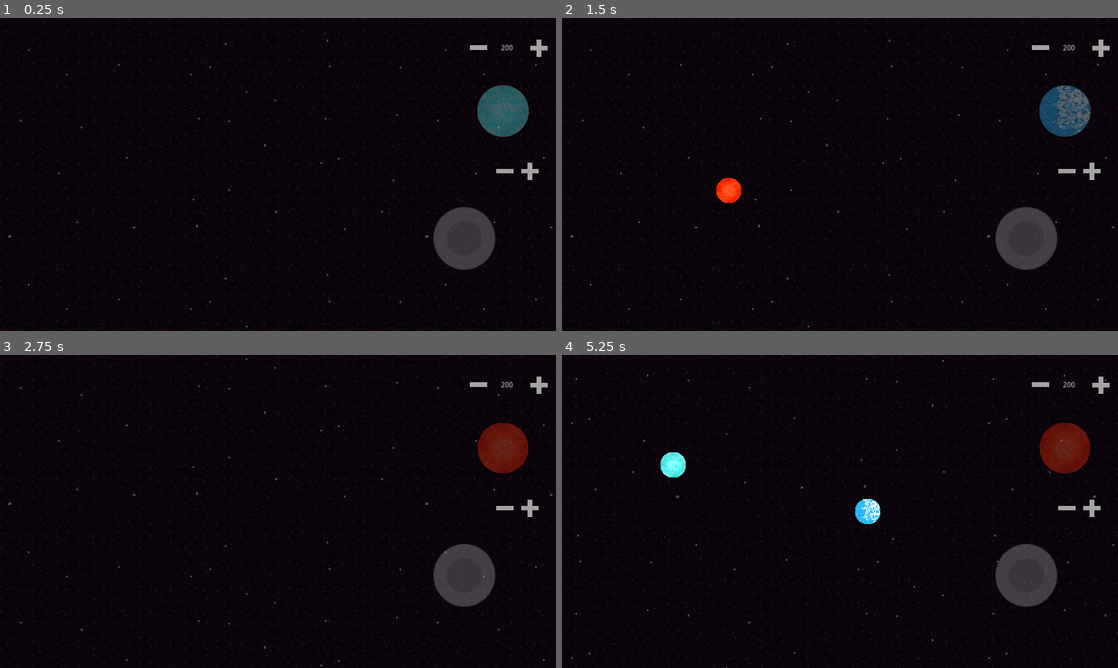
Above: before the commit, frames 1-4 (two rows, left to right).
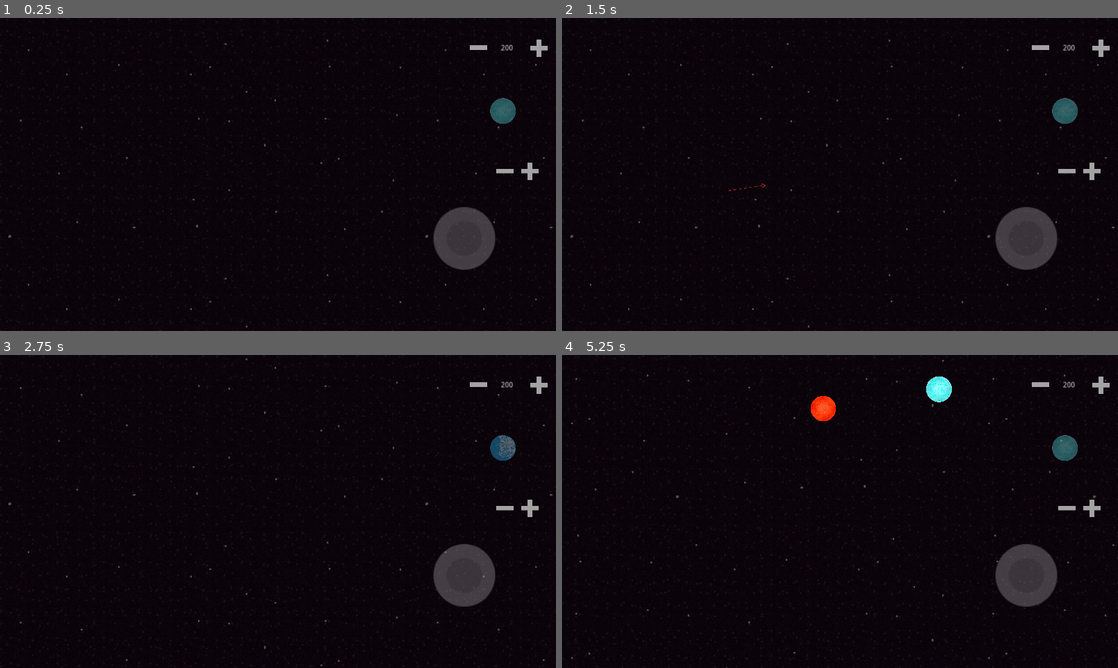
Above: after the commit, the same moments.

Repository: ArielLeiva/SimulacionGravitacional
Game: Godot game, scene res://scenes/space.tscn
Same seed, same stepped clock (60 frames per second), same inputs: the game is played once before the commit and once after it.
Inputs (mouse positions are in pixels of both pictures, inside the frame that each line leads up to):
- Up to frame 1 (0.25 s): no input
- Up to frame 2 (1.5 s): tap Enter at 0.5 s; move the mouse to (962, 158) at 0.52 s; press the mouse at (962, 158) at 0.53 s; hold F (fast_forward) 0.53-1.25 s; right-click (962, 158) at 0.8 s; release the mouse at (962, 158) at 1.25 s; tap Space (start_stop) at 1.25 s; drag from (728, 190) to (840, 174) at 1.27 s
- Up to frame 3 (2.75 s): move the mouse to (333, 442) at 2.02 s; hold F (fast_forward) from 2.03 s (still down); hold Down (camera_down) from 2.03 s (still down); click (333, 442) at 2.17 s; right-click (333, 442) at 2.3 s
- Up to frame 4 (5.25 s): release F (fast_forward) at 2.75 s; release Down (camera_down) at 2.75 s; drag from (812, 574) to (673, 464) at 2.77 s; move the mouse to (1006, 558) at 3.52 s; hold Right (camera_right) 3.53-4.25 s; click (1006, 558) at 3.67 s; right-click (1006, 558) at 3.8 s; drag from (673, 464) to (756, 433) at 4.27 s; move the mouse to (867, 511) at 5.02 s; hold Middle mouse button (drag_camera) from 5.03 s (still down); click (867, 511) at 5.17 s

The runs differ from the first frame. In frame 1, 1.0% of the frame differs, in the area x 85-96%, y 21-38%; in frame 2, 1.4%; in frame 3, 1.2%; in frame 4, 2.4%, in the area x 17-95%, y 6-54%.

Commit message:
Agregada flecha de velocidad inicial

Diff:
--- a/project.godot
+++ b/project.godot
@@ -99,12 +99,17 @@
 }
 slow_forward={
 "deadzone": 0.5,
-"events": [Object(InputEventKey,"resource_local_to_scene":false,"resource_name":"","device":-1,"window_id":0,"alt_pressed":false,"shift_pressed":false,"ctrl_pressed":false,"meta_pressed":false,"pressed":false,"keycode":0,"physical_keycode":82,"key_label":0,"unicode":114,"echo":false,"script":null)
+"events": [Object(InputEventKey,"resource_local_to_scene":false,"resource_name":"","device":-1,"window_id":0,"alt_pressed":false,"shift_pressed":false,"ctrl_pressed":false,"meta_pressed":false,"pressed":false,"keycode":0,"physical_keycode":71,"key_label":0,"unicode":103,"echo":false,"script":null)
 ]
 }
 reset_speed={
 "deadzone": 0.5,
 "events": [Object(InputEventKey,"resource_local_to_scene":false,"resource_name":"","device":-1,"window_id":0,"alt_press …(182 unchanged characters)…
+]
+}
+restart_scene={
+"deadzone": 0.5,
+"events": [Object(InputEventKey,"resource_local_to_scene":false,"resource_name":"","device":-1,"window_id":0,"alt_pressed":false,"shift_pressed":false,"ctrl_pressed":false,"meta_pressed":false,"pressed":false,"keycode":0,"physical_keycode":82,"key_label":0,"unicode":114,"echo":false,"script":null)
 ]
 }
 
--- a/scenes/UI.tscn
+++ b/scenes/UI.tscn
@@ -61,6 +61,19 @@
 texture = ExtResource("5_w1w1x")
 script = ExtResource("6_4seju")
 
+[node name="VBoxContainer" type="VBoxContainer" parent="."]
+visible = false
+offset_left = 1133.0
+offset_top = 52.0
+offset_right = 1216.0
+offset_bottom = 91.0
+
+[node name="LineEdit" type="LineEdit" parent="VBoxContainer"]
+layout_mode = 2
+text = "pepe"
+expand_to_text_length = true
+clear_button_enabled = true
+
 [node name="Mass2" type="HBoxContainer" parent="."]
 offset_left = 1153.0
 offset_top = 49.0
--- /dev/null
+++ b/scenes/arrow.gd
@@ -0,0 +1,10 @@
+extends Node2D
+
+@onready var sprite = $sprite
+@export var tickness = 100
+const init_length:float = 720
+
+func look_and_scale(vector: Vector2):
+	rotation = vector.angle()
+	scale = Vector2(vector.length()/init_length, vector.length()/init_length)
+	sprite.scale.y = tickness/vector.length()
--- /dev/null
+++ b/scenes/arrow.tscn
@@ -0,0 +1,11 @@
+[gd_scene load_steps=3 format=3 uid="uid://hq4uhs38wskj"]
+
+[ext_resource type="Texture2D" uid="uid://c5llexpitfhqg" path="res://assets/flecha.png" id="1_eaqyx"]
+[ext_resource type="Script" path="res://scenes/arrow.gd" id="1_sbngf"]
+
+[node name="Arrow" type="Node2D"]
+script = ExtResource("1_sbngf")
+
+[node name="sprite" type="Sprite2D" parent="."]
+position = Vector2(360, 8.985)
+texture = ExtResource("1_eaqyx")
--- a/scenes/balls.tscn
+++ b/scenes/balls.tscn
@@ -5,7 +5,7 @@
 
 [sub_resource type="PhysicsMaterial" id="PhysicsMaterial_j0yhm"]
 friction = 0.0
-bounce = 0.7
+bounce = 0.2
 
 [sub_resource type="CircleShape2D" id="CircleShape2D_04t88"]
 radius = 59.5
--- a/scenes/prev.gd
+++ b/scenes/prev.gd
@@ -1,4 +1,9 @@
 extends Sprite2D
 
+var camera = Camera2D
+
+func _ready():
+	camera = get_tree().get_first_node_in_group("camera")
+
 func _process(_delta):
-	scale = Vector2(glob.new_vol, glob.new_vol)
+	scale = Vector2(glob.new_vol, glob.new_vol) * camera.zoom.x
--- a/scenes/space.tscn
+++ b/scenes/space.tscn
@@ -1,7 +1,8 @@
-[gd_scene load_steps=5 format=3 uid="uid://d3i80ym3tqa2e"]
+[gd_scene load_steps=6 format=3 uid="uid://d3i80ym3tqa2e"]
 
 [ext_resource type="PackedScene" uid="uid://7x1we8o3gs3j" path="res://scenes/container.tscn" id="1_fgcaj"]
 [ext_resource type="PackedScene" uid="uid://ds146y5rievr3" path="res://scenes/UI.tscn" id="2_leqvt"]
+[ext_resource type="PackedScene" uid="uid://hq4uhs38wskj" path="res://scenes/arrow.tscn" id="5_pxeq6"]
 [ext_resource type="Script" path="res://scripts/movecam.gd" id="6_nfv5j"]
 [ext_resource type="Script" path="res://scripts/stage.gd" id="7_netmt"]
 
@@ -19,3 +20,7 @@
 
 [node name="stage" type="Node2D" parent="."]
 script = ExtResource("7_netmt")
+
+[node name="Arrow" parent="stage" instance=ExtResource("5_pxeq6")]
+visible = false
+modulate = Color(1, 1, 1, 0.447059)
--- a/scripts/movecam.gd
+++ b/scripts/movecam.gd
@@ -8,7 +8,7 @@
 var cont_limit = Vector2.ZERO
 var camera_limit = Vector2(1280,720)
 
-var min_zoom = Vector2(0.2,0.2)
+var min_zoom = Vector2(0.17,0.17)
 var max_zoom = Vector2(2,2)
 var des_zoom = Vector2(0.5,0.5)
 var zoom_speed = 0.1
--- a/scripts/stage.gd
+++ b/scripts/stage.gd
@@ -1,8 +1,13 @@
 extends Node2D
 
+@onready var arrow = $Arrow
 var ball = preload("res://scenes/balls.tscn")
 var button_timer = preload("res://scenes/button_timer.tscn")
-var mouse_pos = Vector2.ZERO
+var clicked_pos = Vector2.ZERO
+var global_clicked_pos = Vector2.ZERO
+var click_held: bool = false
+# For an initial velocity
+var init_vector = Vector2.ZERO
 
 var fast_forward = false
 var add_mass = false
@@ -21,16 +26,12 @@
 
 func _unhandled_input(event):
 	if event.is_action_pressed("spawn"):
-		mouse_pos = event.position
-		print(mouse_pos)
-		var global_pos = camera.camera_to_global(mouse_pos)
-		if camera.inside_camera(mouse_pos) and camera.inside_container(global_pos):
-			var x = ball.instantiate()
-			x.position = global_pos
-			x.mass = glob.new_mass
-			x.proportion = glob.new_vol
-			add_child(x)
-			x.add_to_group("balls")
+		clicked_pos = event.position
+		global_clicked_pos = camera.camera_to_global(clicked_pos)
+		if camera.inside_camera(clicked_pos) and camera.inside_container(global_clicked_pos):
+			click_held = true
+			arrow.position = global_clicked_pos
+			arrow.visible = true
 	elif event is InputEventKey and (event.keycode == KEY_SPACE and event.is_pressed()) or event.is_action_pressed("start_stop"):
 		glob.attract = !glob.attract
 	if event.is_action_pressed("fast_forward"):
@@ -39,7 +40,8 @@
 		Engine.time_scale /= 2
 	elif event.is_action_pressed("reset_speed"):
 		Engine.time_scale = 1
-
+	elif event.is_action_pressed("restart_scene"):
+		get_tree().reload_current_scene()
 
 	var i = 0
 	for a in actions:
@@ -51,3 +53,26 @@
 		elif event.is_action_released(a):
 			conds[i] = false
 		i += 1
+
+func _process(delta):
+
+	if Input.is_action_pressed("r_click"):
+		arrow.visible = false
+		click_held = false
+	# Ball initial velocity set
+	elif click_held:
+		if Input.is_action_pressed("l_click"):
+			var present_click = get_viewport().get_mouse_position()
+			init_vector = present_click - clicked_pos
+			arrow.look_and_scale(init_vector / camera.zoom.x)
+		elif Input.is_action_just_released("l_click"):
+			var x = ball.instantiate()
+			x.position = global_clicked_pos
+			x.mass = glob.new_mass
+			x.proportion = glob.new_vol
+			x.linear_velocity = init_vector / camera.zoom.x
+			add_child(x)
+			x.add_to_group("balls")
+			# Hide arrow
+			arrow.visible = false
+			click_held = false
--- a/scripts/vars.gd
+++ b/scripts/vars.gd
@@ -11,8 +11,6 @@
 const limit = Vector2(w_limit, h_limit)
 var sprites = []
 var new_sprite = Texture2D
-
-@onready var prev = get_tree().get_first_node_in_group("previsualization")
 
 func load_sprites():
 	var path = "res://assets/celestial_bodies/"
@@ -32,16 +30,19 @@
 		print("Directory not found")
 
 func set_random_sprite():
+	var prev = get_tree().get_first_node_in_group("previsualization")
 	if sprites:
 		new_sprite = sprites[randi() % sprites.size()]
+		if prev:
+			prev.texture = new_sprite
+		else:
+			print("Warning: No previsualization setted")
 	else:
 		print("No sprite found")
-	prev.texture = new_sprite
 
 func _ready():
 	# Loading prites that will be used to create balls
 	load_sprites()
 	# Setting first sprite and updating previsualization
 	set_random_sprite()
-
 	pass
Binary file added: assets/flecha.png
Not shown, added: assets/flecha.png.import
Not shown, added: assets/flecha.xcf
